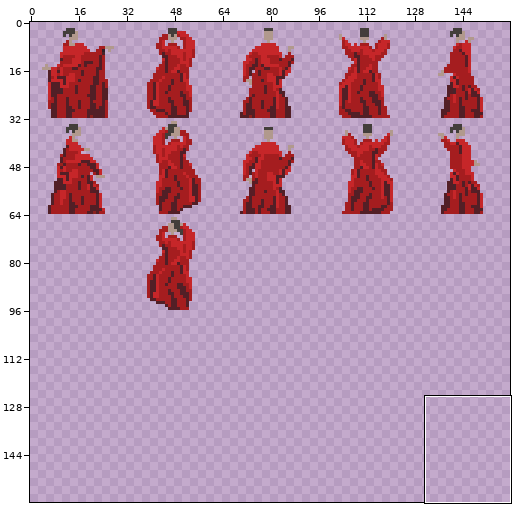
A pixel-art file gets an edit: Assets/Sprites/lady_sprites/lady_spritesheet.ase. The picture above shows the old version from afar; the outline marks the close-up.
Close-up. Earlier state:
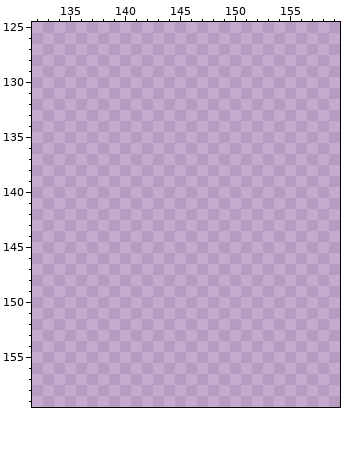
160x160 pixels, 1 frame. Colours within 5 levels of each other are drawn and written as one. Shown: x 132..159, y 125..159.
Once edited:
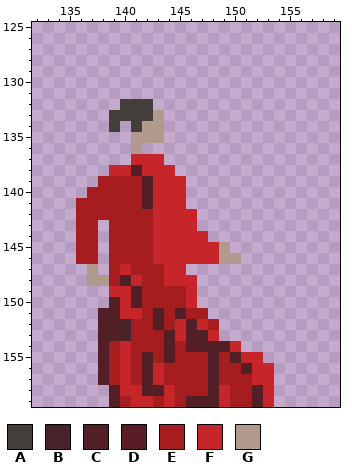
Palette (. is transparent): A #433e3a  B #47242b  C #521f26  D #591d25  E #a51d1f  F #c62629  G #b1998d
From old to new:
layer "Layer 6" added
Layer "Layer 6":
There is now colour A in row 132 at x 140 to 142; in row 133 at x 139 to 142; in row 134 at x 139 and 141.
There is now colour B in rows 152 to 153 at x 140.
There is now colour C in row 138 at x 141; in rows 139 to 141 at x 142; in row 148 at x 140; in row 149 at x 141; in row 150 at x 139 and 141; in row 151 at x 138 to 139, 143 and 145.
There is now colour C in row 152 at x 138 to 139, 143 and 146; in row 153 at x 138 to 139, 144 and 146 to 147; in row 154 at x 138, 144 and 147 to 149; in row 155 at x 138, 142, 144, 148 and 150; in row 156 at x 138, 142, 148 and 151; in row 157 at x 138, 142 and 148.
There is now colour C in row 158 at x 139, 142 to 143, 148 and 152; in row 159 at x 139, 146 to 148 and 152.
There is now colour D in row 154 at x 146.
There is now colour E in row 139 at x 138 to 141; in row 140 at x 137 to 141; in row 141 at x 136 to 141; in row 142 at x 136 to 142; in rows 143 to 146 at x 136 to 137 and 139 to 142; in row 147 at x 139 and 141 to 143.
There is now colour E in row 148 at x 139 and 142 to 143; in rows 149 to 150 at x 142 to 145; in row 151 at x 142, 144 and 146 to 147; in row 152 at x 141 to 142, 144 and 148; in row 153 at x 141 to 143; in row 154 at x 139, 141 to 143 and 145.
There is now colour E in row 155 at x 139, 141, 143, 145 to 147 and 149; in row 156 at x 139, 141, 144 to 147 and 149 to 150; in row 157 at x 139, 141, 144 to 147 and 149 to 151; in row 158 at x 145 to 147 and 150 to 151; in row 159 at x 140, 143, 145 and 150 to 151.
There is now colour F in row 137 at x 141 to 143; in row 138 at x 139 to 140 and 142 to 144; in rows 139 to 141 at x 143 to 145; in rows 142 to 143 at x 143 to 146; in row 144 at x 143 to 147; in rows 145 to 146 at x 143 to 148.
There is now colour F in row 147 at x 140 and 144 to 145; in row 148 at x 141 and 144 to 146; in row 149 at x 139 to 140 and 146; in row 150 at x 140 and 146; in row 151 at x 140 to 141; in row 152 at x 145 and 147.
There is now colour F in row 153 at x 145 and 148; in row 154 at x 140 and 150; in row 155 at x 140 and 151 to 152; in rows 156 to 157 at x 140, 143 and 152 to 153; in row 158 at x 140 to 141, 144, 149 and 153; in row 159 at x 141 to 142, 144, 149 and 153.
There is now colour G in row 133 at x 143; in row 134 at x 142 to 143; in row 135 at x 141 to 143; in row 136 at x 141; in row 145 at x 149; in row 146 at x 149 to 150.
There is now colour G in row 147 at x 137; in row 148 at x 137 to 138.
Boxes around the changes in both close-ups, in picture pixels (x1, y1, x2, y2):
added: (76, 99, 274, 407)
